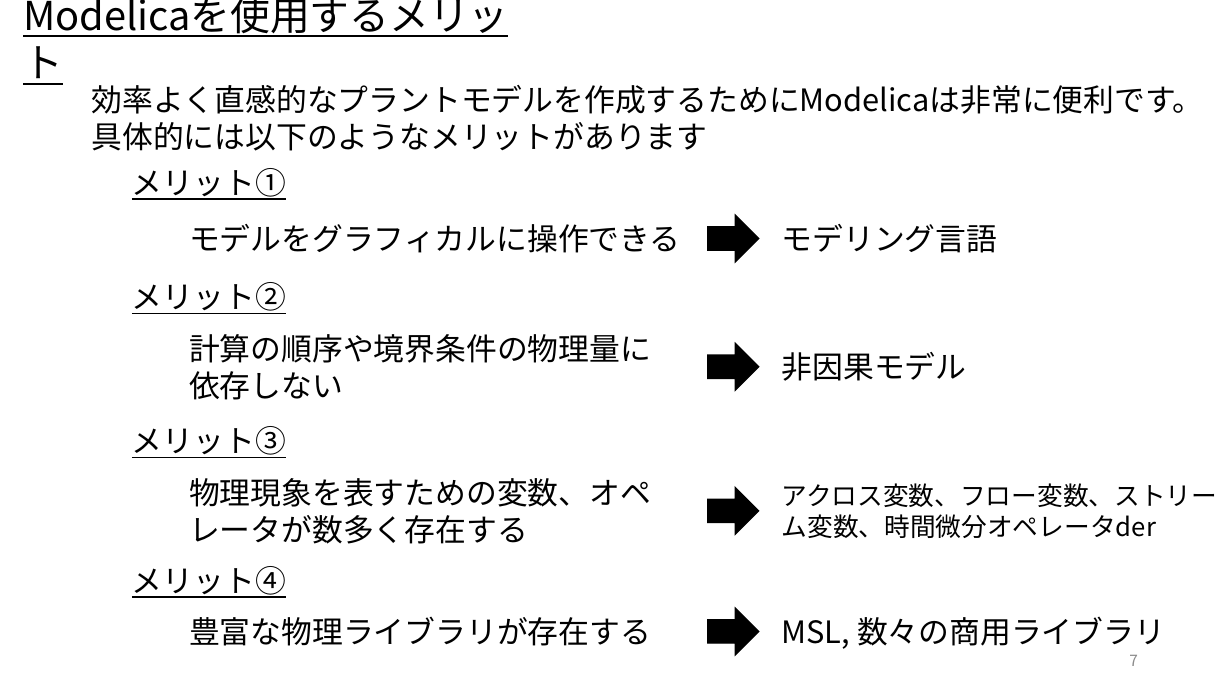
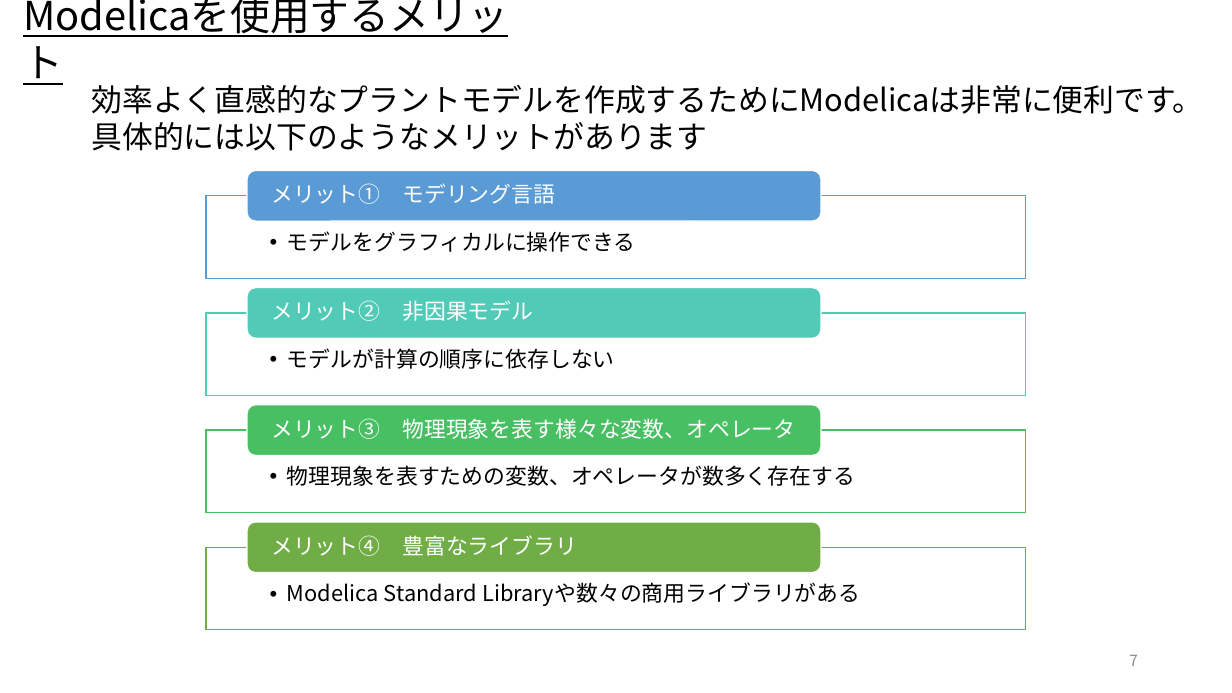
Before and after one commit to UedaShigenori/OpenModelica_Tutorials_Ja, a slide deck: slide 7 of Dev/7_PhysicsDomainModel/OpenModelica_Tutorials_7_PlantModel.pptx. Drawn at 1232x693 pixels with LibreOffice and Linux fonts; fonts in the diff are those of the drawing. Boxes give left, top, right and bottom in pixels: in the first picture for what was removed or moved away, otherwise in the second. Text is boxed around its words. In the diff, an @@ line names an element or a change of style, - is before the commit and + after.

Commit message:
プラントモデル資料作成

```diff
--- a/Dev/7_PhysicsDomainModel/OpenModelica_Tutorials_7_PlantModel.pptx
+++ b/Dev/7_PhysicsDomainModel/OpenModelica_Tutorials_7_PlantModel.pptx
@@ text removed at box(132, 168, 286, 200) @@
-メリット①
@@ text "モデルをグラフィカルに操作できる": place and size @@
-text "モデルをグラフィカルに操作できる" at box(189, 224, 681, 253)
+text "モデルをグラフィカルに操作できる" at box(287, 231, 636, 252)
@@ text "モデルをグラフィカルに操作できる" at box(287, 231, 636, 252): size 24 to 17 pt; bullet none to •; list level 1 to 2 in "モデルをグラフィカルに操作できる"; line spacing 1 to 0.9 @@
@@ text at box(271, 183, 555, 204): text changed; size 24 to 17 pt; text colour #000000 to #FFFFFF @@
-モデリング言語
+メリット① モデリング言語
@@ right arrow removed at box(708, 215, 759, 262) @@
@@ text removed at box(132, 282, 286, 314) @@
-メリット②
@@ text at box(271, 300, 533, 321): text changed; size 24 to 17 pt; text colour #000000 to #FFFFFF @@
-非因果モデル
+メリット② 非因果モデル
@@ text at box(287, 348, 615, 369): text changed; size 24 to 17 pt @@
-計算の順序や境界条件の物理量に依存しない
+  • モデルが計算の順序に依存しない
@@ right arrow removed at box(708, 344, 759, 390) @@
@@ text removed at box(132, 426, 286, 458) @@
-メリット③
@@ text "物理現象を表すための変数、オペレータが数多く存在する": place and size @@
-text "物理現象を表すための変数、オペレータが数多く存在する" at box(189, 478, 651, 544)
+text "物理現象を表すための変数、オペレータが数多く存在する" at box(287, 465, 855, 486)
@@ text "物理現象を表すための変数、オペレータが数多く存在する" at box(287, 465, 855, 486): size 24 to 17 pt; bullet none to •; list level 1 to 2 in "物理現象を表すための変数、オペレータが数多く存在する"; line spacing 1 to 0.9 @@
@@ right arrow removed at box(708, 488, 759, 534) @@
@@ text removed at box(782, 483, 1218, 538) @@
-アクロス変数、フロー変数、ストリーム変数、時間微分オペレータder
@@ group added at box(206, 170, 1026, 629): 4 rectangles, 4 rounded rectangles, 2 texts @@
+メリット③ 物理現象を表す様々な変数、オペレータ
+  • Modelica Standard Libraryや数々の商用ライブラリがある
@@ vertical alignment top to middle in 3 elements at box(271, 183, 555, 204), box(271, 300, 533, 321), box(271, 535, 577, 556) @@
@@ text at box(271, 535, 577, 556): text changed; size 24 to 17 pt; text colour #000000 to #FFFFFF @@
-豊富な物理ライブラリが存在する
+メリット④ 豊富なライブラリ
@@ text removed at box(132, 566, 286, 598) @@
-メリット④
@@ right arrow removed at box(708, 608, 759, 654) @@
@@ text removed at box(782, 617, 1165, 649) @@
-MSL, 数々の商用ライブラリ
```
Also in this commit, not shown: 28 other slides changed, 4 slides added, 4 slides removed, 3 other files.
